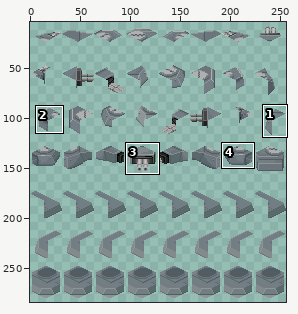
Sprite sheet: Resources/UnitSprites/SWUPPERLASCturret.png. Above, an overview of the earlier version with the close-up marked.
Close-up. As it was:
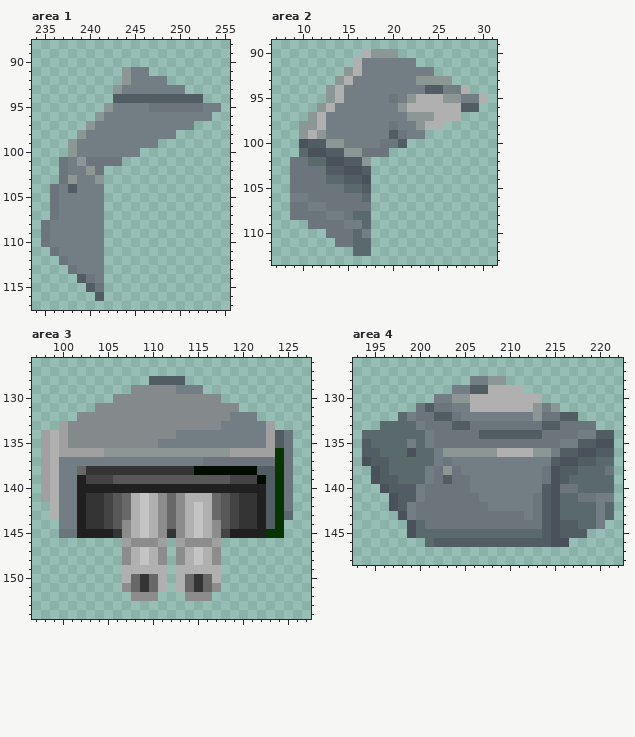
The file is 256x320 pixels. Shown: area 1: x 234..255, y 88..117; area 2: x 7..31, y 89..113; area 3: x 97..127, y 126..154; area 4: x 193..222, y 126..148. The old version is drawn lined up with the new one. The wide view leaves out empty margins. The commit also changed other parts of the picture, which this record leaves out.
And afterwards:
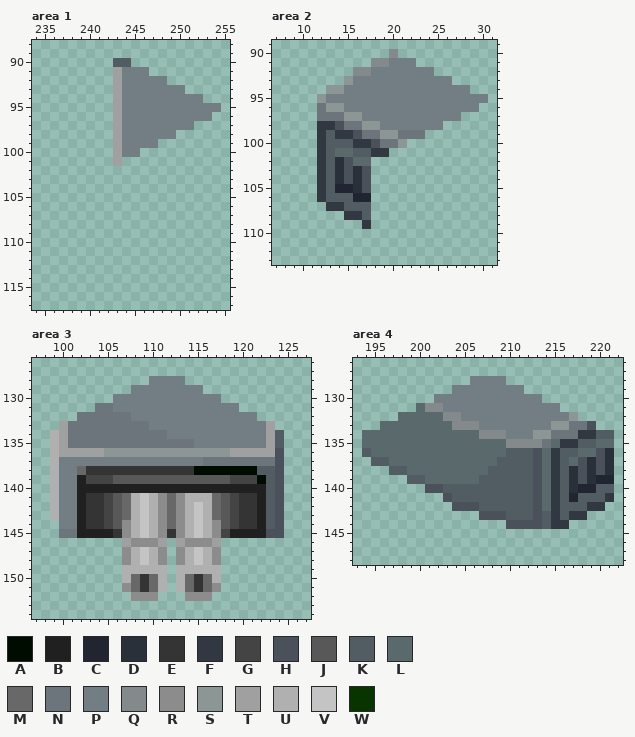
Palette (. is transparent): A #000c00  B #202020  C #212431  D #293039  E #343434  F #313842  G #444444  H #4a515a  J #585858  K #525d63  L #5a696b  M #686868  N #6b757b  P #737d84  Q #848a8c  R #8c8c8c  S #8c9694  T #a0a0a0  U #b0b0b0  V #c4c4c4  W #083400
Change:
whole drawing moved by +0,+8 (the old picture is shown already moved)
Changed rows in their new state; - is an unchanged pixel.
Area 1:
first column x 235:
 90 --------KK--------
 91 --------TP--------
 92 --------TP--------
 93 --------T---------
 94 --------TPPPPPPPPP
 95 -------.T---PPPPPP
 96 ------..T---------
 97 -----...T---------
 98 ----....T---------
 99 ---.....T---------
100 ---.....T---------
101 --......T---------
102 --.....-----------
103 --.....-----------
104 -......-----------
105 -......-----------
106 -......-----------
107 -......-----------
108 .......-----------
109 .......-----------
110 .......-----------
111 -......-----------
112 --.....-----------
113 ---....-----------
114 ----...-----------
115 -----..-----------
116 ------.-----------
Area 2:
first column x 9:
 90 --------...Q----------
 91 -------..QQ-----------
 92 ------.QQ-------------
 93 -----.S-------PPPP----
 94 -----S---------PP--P--
 95 ---SPP-----P-PPPPPP--P
 96 ---NSS------PPPPPPPPP-
 97 --.NNNSS-----PPPPPP---
 98 -..FFHNNSS-P--PPP-----
 99 -..FKFFHNNSS-NN-------
100 -..FKKKFFH--S---------
101 -..F-LLKKFF-----------
102 ...FKDHLL-------------
103 ...F-D-DH-------------
104 ...FKDHD--------------
105 ...FKCCDH-------------
106 ...FKKKCC-------------
107 ....FFKKK-------------
108 ......FFK-------------
109 --......F-------------
110 ----.....-------------
111 -----....-------------
112 -------..-------------
Area 3:
first column x 98:
128 ------------PPPP------------
129 ----------PPPPP-------------
130 --------PPPPPPPPPPPP--------
131 ------NNPPPPPPPPPPPPPP------
132 ----NNNNNNPPPPPPPPPPP-------
133 ---NNNNNNNNNPPPPPPPP--------
134 .--NNNNNNNNNNNP------------.
135 .--NNNNNNNNNNNNNN----------.
136 .-------------------------H.
137 .-------------------------H.
138 .-------------------------H.
139 .-------------------------H.
140 .-------------------------H.
141 .-------------------------H.
142 --------------------------H.
143 --------------------------H.
144 --------------------------H-
145 -------------------------HH-
Area 4:
first column x 194:
128 --------------PP------------
129 ------------PPPPPP----------
130 ----------PPPPPPPPPP--------
131 ------LQQP--PPPPPPPP-P------
132 -----LLLLQQ--------PPPPS----
133 ------LLLLQQQPPPPPPPPSS--H--
134 -------LLLLLLQQQPPPSS---FF--
135 L----L-LLLLLLLLLQQQQ-LFF--LL
136 -L---L--LLLLLLLLKKKHLF--LLHD
137 .-------LLLLLLLKKKKHLFKLHDHD
138 -..KK--LLLLLLLKKKKKHLF-DHDHD
139 -....KKLLLLLLKKKKKKHLF-DHDCC
140 --.....HHKKKKKKKKKKHLFKDCCKK
141 ---......HKKKKKKKKKHLFKCKKKF
142 ---.......HHHKKKKKKHLFKKKFF.
143 ----.........HHHKKKH-FKFF...
144 -----...........HHHH-FF....-
145 -----....................---
146 -------................-----
Changed places in both close-ups, as pixel boxes (x1, y1, x2, y2):
changed: (41, 58, 203, 301)
changed: (290, 49, 488, 256)
changed: (41, 376, 239, 502)
changed: (266, 430, 293, 538)
changed: (362, 376, 614, 547)
